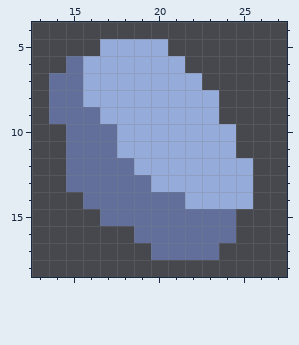
File history of a pixel-art sprite, assets/sprites/blocks/environment/ore-graphite3.png. This is how it looked before the edit.
The file is 32x32 pixels. Shown: x 13..27, y 4..18.
The same view after the edit:
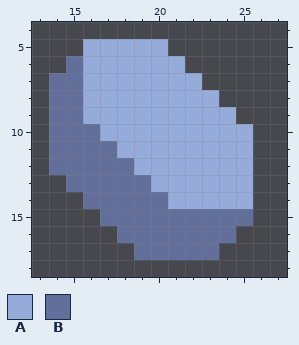
Palette (. is transparent): A #95abd9  B #626f9b
Changes in this commit:
y 5: x 16 . -> A
y 9: x 16 B -> A; x 24 . -> A
y 10: x 14 . -> B; x 17 B -> A; x 25 . -> A
y 11: x 14 . -> B; x 25 . -> A
y 12: x 14 . -> B
y 14: x 21 B -> A
y 15: x 25 . -> B
y 16: x 18 . -> B
y 17: x 19 . -> B
Boxes around the changes in both pictures, in picture pixels (x1, y1, x2, y2):
changed: (49, 39, 185, 260)
added: (219, 107, 253, 226)
